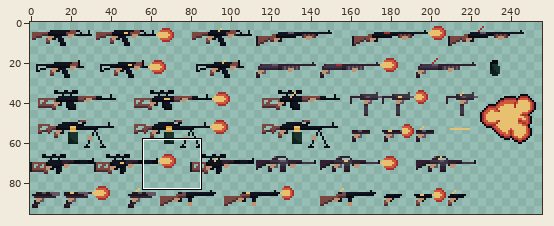
Two states of a sprite sheet, Resourses/Guns.png. The first picture is a wide view before the edit; the outline marks the close-up.
Close-up. Before the commit:
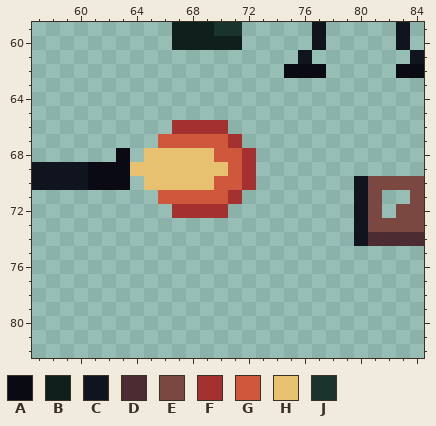
The file is 256x96 pixels. Colours within 5 levels of each other are drawn and written as one. Shown: x 57..84, y 59..82. The commit also changed other parts of the picture, which this record leaves out.
Palette (. is transparent): A #090a14  B #0f1f1b  C #10141f  D #4d2b32  E #7a4841  F #a53030  G #cf573c  H #e8c170  J #19332d
Pixels before, first column x 57:
59 ..........BBBJJ.....C.....C.
60 ..........BBBBB.....C.....C.
61 ...................C.......C
62 ..................AAA.....AA
63 ............................
64 ............................
65 ............................
66 ..........FFFF..............
67 .........GGGGGF.............
68 ......A.HHHHHGGF............
69 CCCCAAAHHHHHHHGF............
70 CCCCAAA.HHHHHGGF.......CEEEE
71 .........GGGGGF........CE..E
72 ..........FFFF.........CE.EE
73 .......................CEEEE
74 .......................CDDDD
The result:
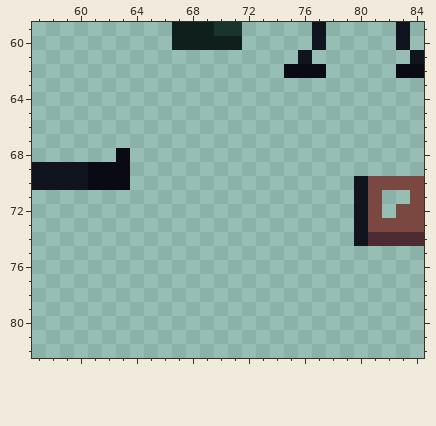
Edits made:
y 66: x 67..70 FFFF -> ....
y 67: x 66..71 GGGGGF -> ......
y 68: x 65..72 HHHHHGGF -> ........
y 69: x 64..72 HHHHHHHGF -> .........
y 70: x 65..72 HHHHHGGF -> ........
y 71: x 66..71 GGGGGF -> ......
y 72: x 67..70 FFFF -> ....
Where, in picture pixels (left, top, right, bottom), the same in both close-ups:
erased: (130, 120, 256, 218)
